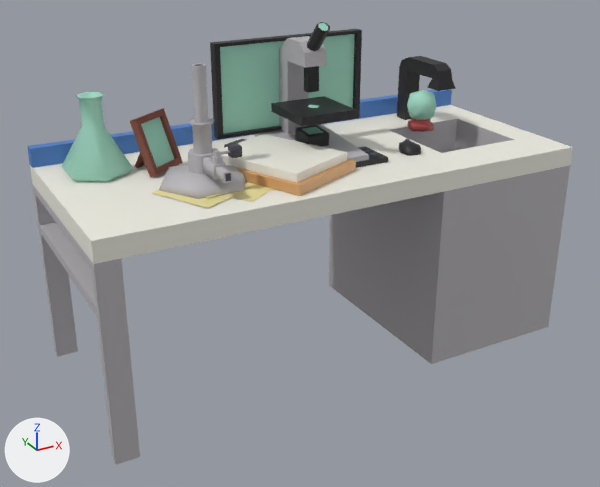
Two versions of the Blender file Art/Assets.blend, one commit apart.
Before and after are seen from a 50 mm lens placed at (-1.85, -3.28, 2.2), pointed at (-0.09, -0.06, 0.59). Every picture has the same lights, and +X, +Y and +Z are marked at lower left. The picture after the commit comes second. The same objects are shown in both versions, whatever each file hides.

Before the edit, the objects in view are built like this:
```python
ob_bec_bunzen = bpy.data.objects.new('Bec_Bunzen', me_cylinder_002)
ob_bec_bunzen.location = (-0.585, -0.119, 1.204)
ob_bec_bunzen.rotation_euler = (0.0, 0.0, 0.524)  # degrees (0, 0, 30)
ob_cube_004 = bpy.data.objects.new('Cube.004', me_cube_005)
ob_cube_004.location = (0.0, -0.164, 1.012)
ob_cube_004.scale = (0.266, 0.096, 0.0116)
ob_erlenmeyer = bpy.data.objects.new('Erlenmeyer', me_cylinder_001)
ob_erlenmeyer.location = (-0.948, 0.235, 1.144)
ob_microscope = bpy.data.objects.new('Microscope', me_cube_022)
ob_microscope.location = (0.0, 0.0, 1.041)
ob_picture = bpy.data.objects.new('Picture', me_cube_019)
ob_picture.location = (-0.736, 0.192, 1.081)
ob_picture.rotation_euler = (0.475, 0.0, 0.603)  # degrees (27, 0, 35)
ob_picture.scale = (0.0277, 0.00816, 0.0856)
ob_plane = bpy.data.objects.new('Plane', me_plane)
ob_plane.location = (-0.66, -0.221, 1.003)
ob_plane.rotation_euler = (0.0, 0.0, 0.46)  # degrees (0, 0, 26)
ob_plane.scale = (0.112, 0.154, 0.112)
ob_portebloc = bpy.data.objects.new('PorteBloc', me_cube_024)
ob_portebloc.location = (-0.227, -0.125, 0.999)
ob_portebloc.rotation_euler = (0.0, 0.0, 0.422)  # degrees (0, 0, 24)
ob_portebloc.scale = (0.208, 0.27, 0.0222)
ob_screen = bpy.data.objects.new('Screen', me_cube)
ob_screen.location = (0.0, 0.202, 1.306)
ob_screen.scale = (0.388, 0.0235, 0.218)
ob_snowball = bpy.data.objects.new('SnowBall', me_cube_020)
ob_snowball.location = (0.744, 0.139, 1.121)
ob_snowball.rotation_euler = (0.0, 0.0, -0.363)  # degrees (0, 0, -21)
ob_snowball.scale = (0.105, 0.105, 0.105)
# also in view: 'Paillasse' at (0.0, 0.0, 0.67)
```
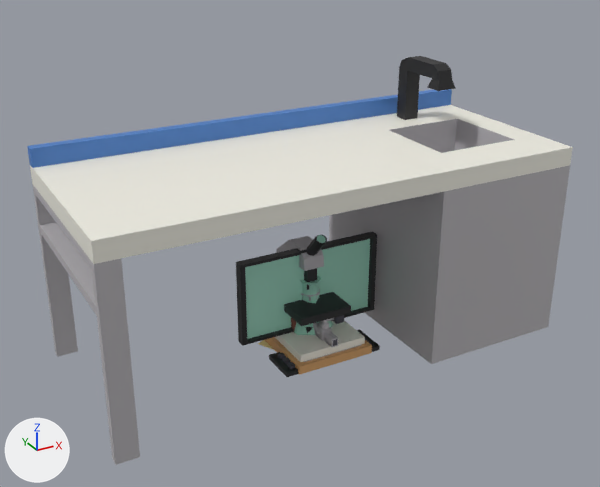
Where the newer file only moved an object's origin or applied its transform, the numbers keep the older frame.

Location of each change, [x1, y1, x2, y2] in pixels of the pictures (600 x 487 px):
'Screen', moved: before [210, 29, 362, 139]; after [236, 232, 377, 346]
'Microscope', moved: before [255, 22, 369, 162]; after [276, 235, 361, 362]
'PorteBloc', reshaped: before [218, 134, 356, 196]; after [265, 321, 372, 375]
'Bec_Bunzen', moved: before [159, 64, 247, 199]; after [301, 289, 344, 347]
'Erlenmeyer', moved: before [61, 92, 133, 182]; after [294, 276, 334, 335]
'Picture', reshaped (mostly hidden afterwards): before [130, 108, 183, 177]; after [291, 317, 296, 332]
'SnowBall', moved, turned (not visible afterwards): before [407, 90, 436, 132]
'Plane', moved (mostly hidden afterwards): before [152, 182, 272, 208]; after [258, 340, 274, 350]
'Cube.004', moved: before [356, 146, 388, 168]; after [269, 329, 380, 377]
'Mouse', moved (not visible afterwards): before [399, 139, 421, 156]

Patch to the scene script:
```diff
--- a/Art/Assets.blend.py
+++ b/Art/Assets.blend.py
@@ me_cube @@
 # used by ob_screen; location = (0.0, 0.202, 1.306); scale = (0.388, 0.0235, 0.218)
-me_cube.from_pydata(...)  # 40 vertices, 31 faces; spans x -1.0..0.0, y -5.22..5.22, z -1.4..1.0
+me_cube.from_pydata(...)  # 40 vertices, 31 faces; spans x -1.0..0.0, y -5.15..5.29, z 0.0..2.4
+# me_cube part 1: the whole mesh is moved by (0.0, 0.07, 1.4)
 me_cube.materials.append(mat_black)
@@ me_cube_005 @@
 # used by ob_cube_004; location = (0.0, -0.164, 1.012); scale = (0.266, 0.096, 0.0116)
-me_cube_005.from_pydata(...)  # 320 vertices, 303 faces; spans x -1.0..1.0, y -1.0..1.0, z -1.0..2.09
+me_cube_005.from_pydata(...)  # 320 vertices, 303 faces; spans x -1.0..1.0, y -2.71..-0.71, z 0.05..3.14
+# me_cube_005 part 2: the whole mesh is moved by (0.0, -1.71, 1.05)
 me_cube_005.materials.append(mat_black)
@@ me_cube_019 @@
 # used by ob_picture; location = (-0.736, 0.192, 1.081); rotation_euler = (0.475, 0.0, 0.603), in degrees (27, 0, 35); scale = (0.0277, 0.00816, 0.0856)
-me_cube_019.from_pydata(...)  # 24 vertices, 19 faces; spans x -3.7..3.7, y -17.5..8.5, z -1.0..2.0
+me_cube_019.from_pydata(...)  # 24 vertices, 19 faces; spans x 13.8..22.4, y -133.8..-97.4, z -8.7..-5.3
+# me_cube_019 part 3: 24 of 24 vertices moved; they spanned x -3.7..3.7, y -17.5..8.5, z -1.0..2.0 and now span x 13.8..22.4, y -133.8..-97.4, z -8.7..-5.3; mean shift (18.5, -111.5, -7.7)
 me_cube_019.materials.append(mat_brown)
@@ me_cube_020 @@
 # used by ob_snowball; location = (0.744, 0.139, 1.121); rotation_euler = (0.0, 0.0, -0.363), in degrees (0, 0, -21); scale = (0.105, 0.105, 0.105)
-me_cube_020.from_pydata(...)  # 57 vertices, 54 faces; spans x -0.74..0.74, y -0.71..0.71, z -1.16..0.75
+me_cube_020.from_pydata(...)  # 57 vertices, 54 faces; spans x -6.86..-5.41, y -4.49..-2.94, z -10.62..-8.72
+# me_cube_020 part 4: the whole mesh is turned 19.5 degrees about the z axis through its middle, then moved by (-6.14, -3.72, -9.47)
 me_cube_020.materials.append(mat_lightblue)
@@ me_plane @@
 # used by ob_plane; location = (-0.66, -0.221, 1.003); rotation_euler = (0.0, 0.0, 0.46), in degrees (0, 0, 26); scale = (0.112, 0.154, 0.112)
-me_plane.from_pydata(...)  # 14 vertices, 4 faces; spans x -1.0..2.43, y -1.63..1.36, z -0.02..0.05
+me_plane.from_pydata(...)  # 14 vertices, 4 faces; spans x -1.68..1.75, y -1.38..1.6, z 0.01..0.08
+# me_plane part 5: the whole mesh is moved by (-0.68, 0.24, 0.03)
 me_plane.materials.append(mat_yellow)
@@ me_cylinder_001 @@
-me_cylinder_001.from_pydata(...)  # 42 vertices, 38 faces; spans x -0.138..0.138, y -0.159..0.159, z -0.151..0.205
+me_cylinder_001.from_pydata(...)  # 42 vertices, 38 faces; spans x -0.132..0.144, y -0.156..0.163, z -0.003..0.354
+# me_cylinder_001 part 6: the whole mesh is moved by (0.006, 0.003, 0.148)
 me_cylinder_001.materials.append(mat_lightblue)
@@ me_cylinder_002 @@
 # used by ob_bec_bunzen; location = (-0.585, -0.119, 1.204); rotation_euler = (0.0, 0.0, 0.524), in degrees (0, 0, 30)
-me_cylinder_002.from_pydata(...)  # 116 vertices, 112 faces; spans x -0.183..0.183, y -0.229..0.211, z -0.211..0.3
+me_cylinder_002.from_pydata(...)  # 116 vertices, 112 faces; spans x -0.177..0.188, y -0.23..0.21, z 0.003..0.514
+# me_cylinder_002 part 7: the whole mesh is moved by (0.006, -0.001, 0.214)
 me_cylinder_002.materials.append(mat_steel_grey)
@@ me_cube_022 @@
-me_cube_022.from_pydata(...)  # 142 vertices, 125 faces; spans x -0.167..0.167, y -0.249..0.249, z -0.041..0.586
+me_cube_022.from_pydata(...)  # 142 vertices, 125 faces; spans x -0.167..0.167, y -0.249..0.249, z 0.002..0.629
+# me_cube_022 part 8: the whole mesh is moved by (0.0, 0.0, 0.043)
 me_cube_022.materials.append(mat_steel_grey)
@@ me_cube_024 @@
 # used by ob_portebloc; location = (-0.227, -0.125, 0.999); rotation_euler = (0.0, 0.0, 0.422), in degrees (0, 0, 24); scale = (0.208, 0.27, 0.0222)
-me_cube_024.from_pydata(...)  # 34 vertices, 29 faces; spans x -1.0..1.0, y -1.0..1.0, z 0.08..3.85
+me_cube_024.from_pydata(...)  # 34 vertices, 29 faces; spans x -0.2..2.69, y -1.16..1.3, z -44.84..-41.07
+# me_cube_024 part 9: the whole mesh is multiplied about its middle by the matrix ((0.912, 0.532, 0.0), (-0.315, 0.912, 0.0), (0.0, 0.0, 1.0)), then moved by (1.25, 0.07, -44.92)
 me_cube_024.materials.append(mat_wood)
@@ ob_screen @@
 ob_screen = bpy.data.objects.new('Screen', me_cube)
-ob_screen.location = (0.0, 0.202, 1.306)
+ob_screen.location = (0.0, 0.0, 0.0)
 ob_screen.scale = (0.388, 0.0235, 0.218)
@@ ob_cube_004 @@
 ob_cube_004 = bpy.data.objects.new('Cube.004', me_cube_005)
-ob_cube_004.location = (0.0, -0.164, 1.012)
+ob_cube_004.location = (0.0, 0.0, 0.0)
 ob_cube_004.scale = (0.266, 0.096, 0.0116)
@@ ob_mouse @@
 ob_mouse = bpy.data.objects.new('Mouse', me_cube_008)
-ob_mouse.location = (0.449, -0.175, 1.013)
+ob_mouse.location = (0.0, 0.0, 0.0)
 ob_mouse.rotation_euler = (0.0, 0.0, -0.215)  # degrees (0, 0, -12)
@@ ob_plane @@
 ob_plane = bpy.data.objects.new('Plane', me_plane)
-ob_plane.location = (-0.66, -0.221, 1.003)
+ob_plane.location = (0.0, 0.0, 0.0)
 ob_plane.rotation_euler = (0.0, 0.0, 0.46)  # degrees (0, 0, 26)
@@ ob_erlenmeyer @@
 ob_erlenmeyer = bpy.data.objects.new('Erlenmeyer', me_cylinder_001)
-ob_erlenmeyer.location = (-0.948, 0.235, 1.144)
+ob_erlenmeyer.location = (0.0, 0.0, 0.0)
@@ ob_bec_bunzen @@
 ob_bec_bunzen = bpy.data.objects.new('Bec_Bunzen', me_cylinder_002)
-ob_bec_bunzen.location = (-0.585, -0.119, 1.204)
+ob_bec_bunzen.location = (0.0, 0.0, 0.0)
 ob_bec_bunzen.rotation_euler = (0.0, 0.0, 0.524)  # degrees (0, 0, 30)
@@ ob_microscope @@
 ob_microscope = bpy.data.objects.new('Microscope', me_cube_022)
-ob_microscope.location = (0.0, 0.0, 1.041)
+ob_microscope.location = (0.0, 0.0, 0.0)
```
